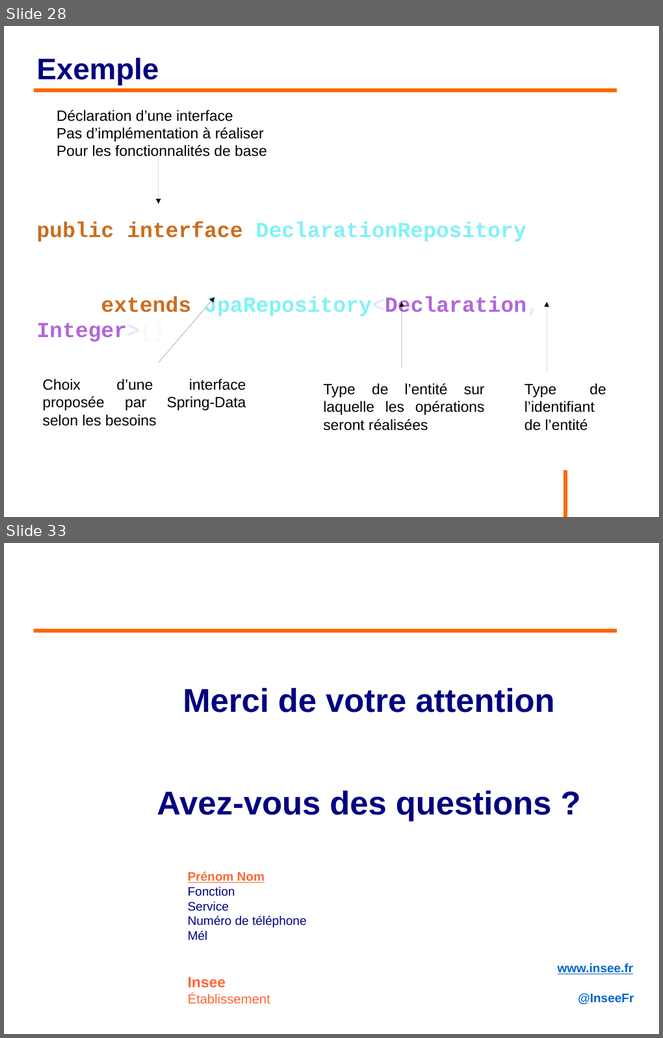
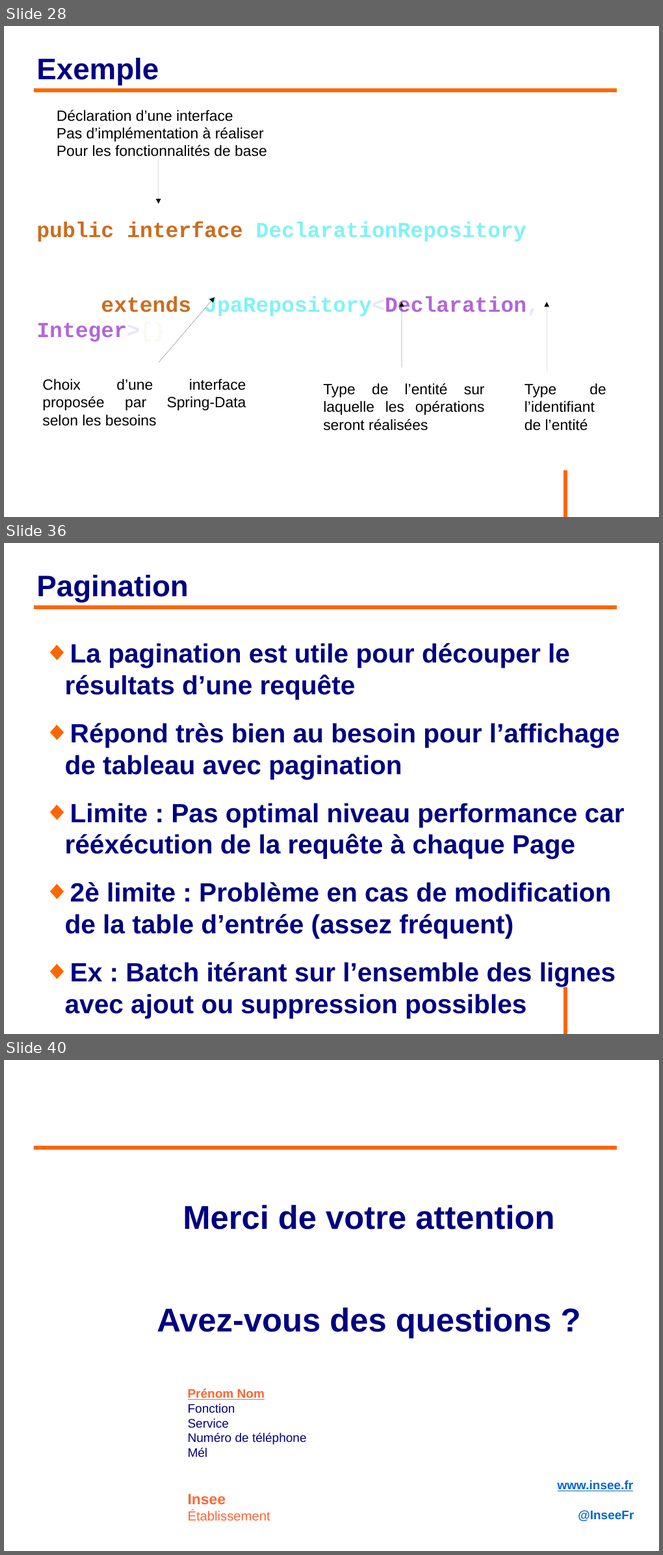
Before and after one commit to philphils/formation-hibernate-avancee, a slide deck: Documentation/diapo_formation_hibernate_avancee.odp. Shown one above the other, each under a label of ours: slides 28 and 33 before the commit, slides 28, 36 and 40 after it; the slides between them are not shown. The pictures are 663x1038 and 663x1555 pixels, drawn with LibreOffice and Linux fonts; fonts in the diff are those of the drawing; background and template pictures are left out. Boxes give left, top, right and bottom in pixels: in the first picture for what was removed or moved away, otherwise in the second. Text is boxed around its words. In the diff, an @@ line names an element or a change of style, - is before the commit and + after.

```diff
--- a/Documentation/diapo_formation_hibernate_avancee.odp
+++ b/Documentation/diapo_formation_hibernate_avancee.odp
@@ slide 36 added at (x1=4, y1=543, x2=659, y2=1034), background #FFFFFF; not listed: 1 template element that a slide beside it also shows @@
@@ title added at (x1=36, y1=575, x2=188, y2=603), 36 pt, text #000080, bold @@
+Pagination
@@ line added from (34, 607) to (618, 607), #FF6600 4.54 pt @@
@@ text added at (x1=65, y1=643, x2=625, y2=1019), 32 pt, text #000080, bold @@
+◆ La pagination est utile pour découper le résultats d’une requête
+◆ Répond très bien au besoin pour l’affichage de tableau avec pagination
+◆ Limite : Pas optimal niveau performance car rééxécution de la requête à chaque Page
+◆ 2è limite : Problème en cas de modification de la table d’entrée (assez fréquent)
+◆ Ex : Batch itérant sur l’ensemble des lignes avec ajout ou suppression possibles
@@ what was slide 33 is now slide 40 @@
```
Also in this commit, not shown: 5 slides changed, 6 other slides added.
